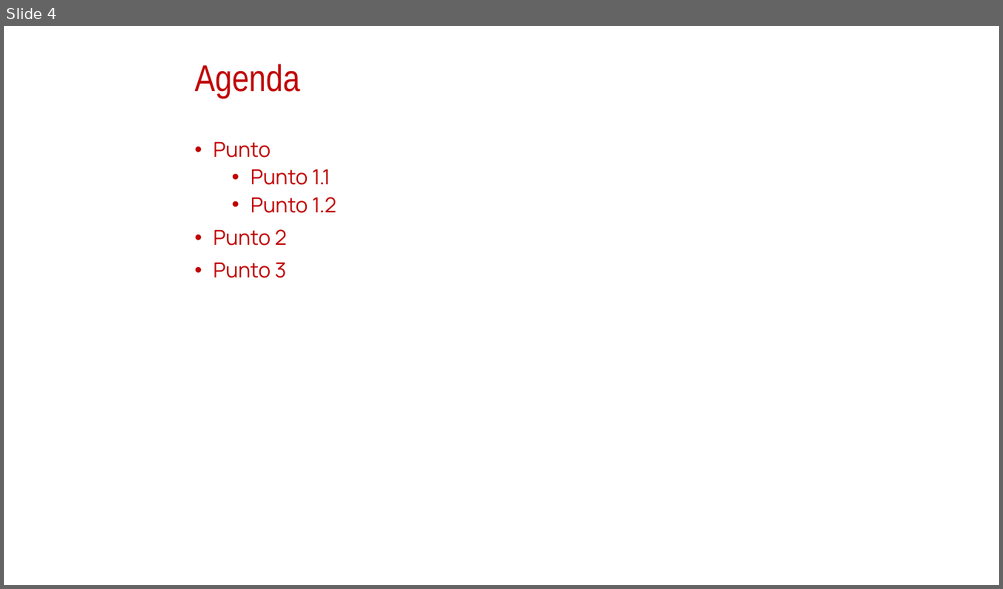
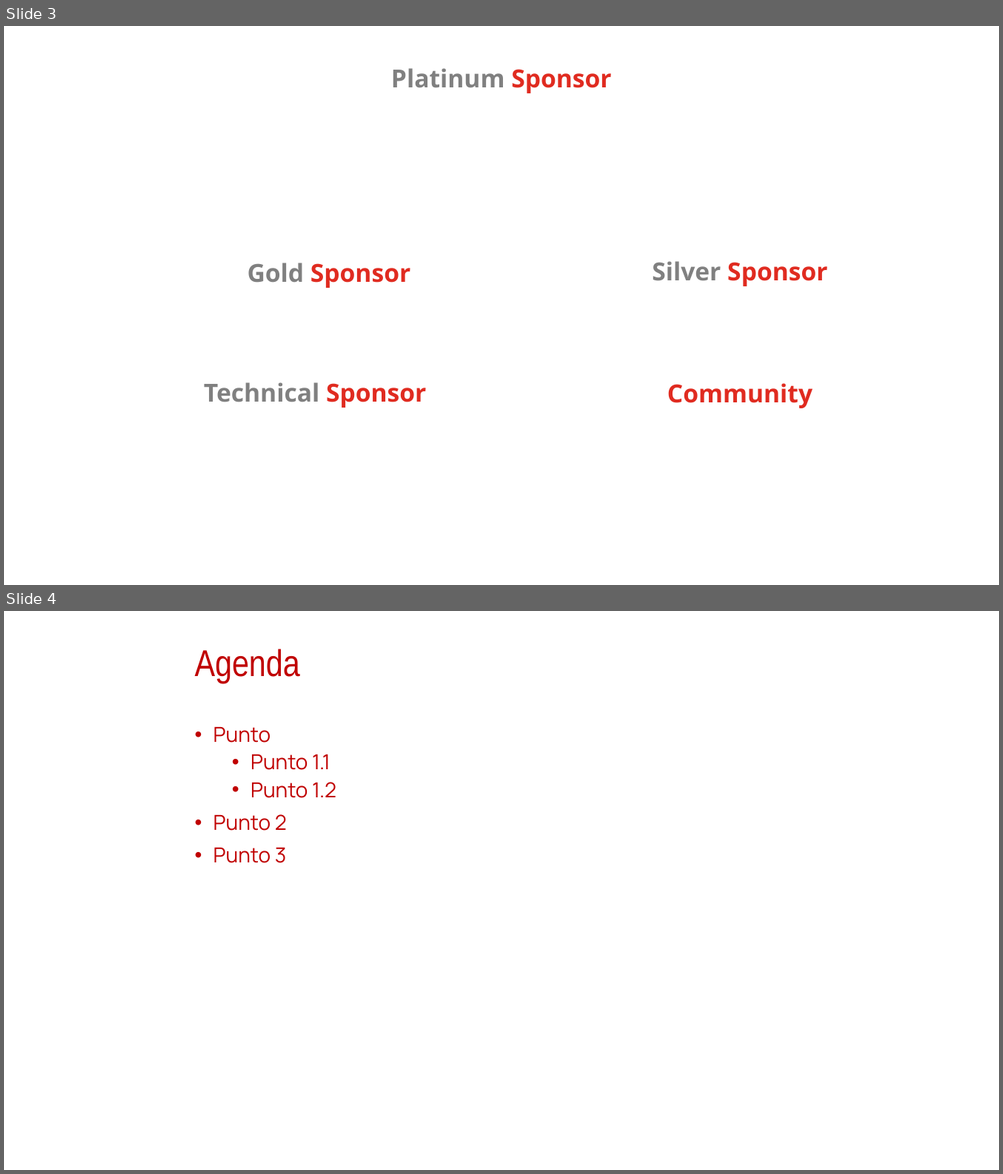
Before and after one commit to DotNetCodeIT/XmasDev2023, a slide deck: Template/Template_XMASDev2023.pptx. Shown one above the other, each under a label of ours: slide 4 before the commit, slides 3 and 4 after it. The pictures are 1003x589 and 1003x1174 pixels, drawn with LibreOffice and Linux fonts; fonts in the diff are those of the drawing; background and template pictures are left out. Boxes give left, top, right and bottom in pixels: in the first picture for what was removed or moved away, otherwise in the second. Text is boxed around its words. In the diff, an @@ line names an element or a change of style, - is before the commit and + after.

```diff
--- a/Template/Template_XMASDev2023.pptx
+++ b/Template/Template_XMASDev2023.pptx
@@ slide 3 added at <box>4,26,999,585</box>, background #FFFFFF @@
@@ text added at <box>391,68,611,93</box>, 24 pt, text #808080, bold @@
+Platinum Sponsor
@@ text added at <box>247,263,410,288</box>, 24 pt, text #E02B20, bold @@
+Gold Sponsor
@@ text added at <box>652,261,827,286</box>, 24 pt, text #E02B20, bold @@
+Silver Sponsor
@@ text added at <box>204,383,426,408</box>, 24 pt, text #808080, bold @@
+Technical Sponsor
@@ text added at <box>667,383,812,409</box>, 24 pt, text #E02B20, bold @@
+Community
```
Also in this commit, not shown: 2 other slides added, 2 slides removed.
